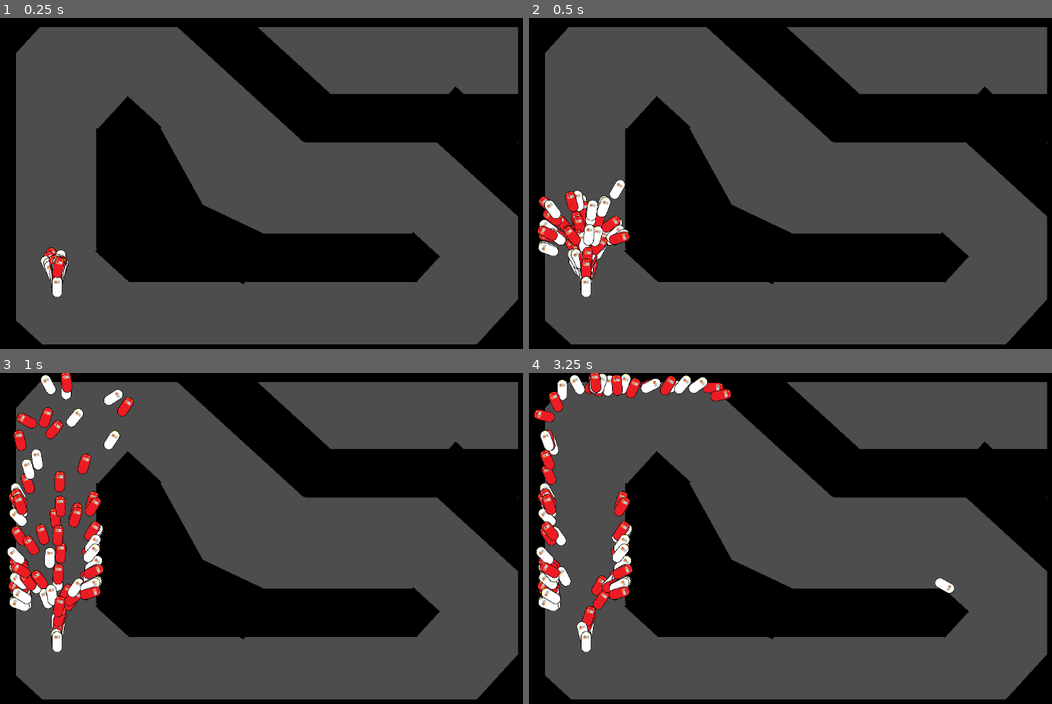
Above: before the commit, frames 1-4 (two rows, left to right).
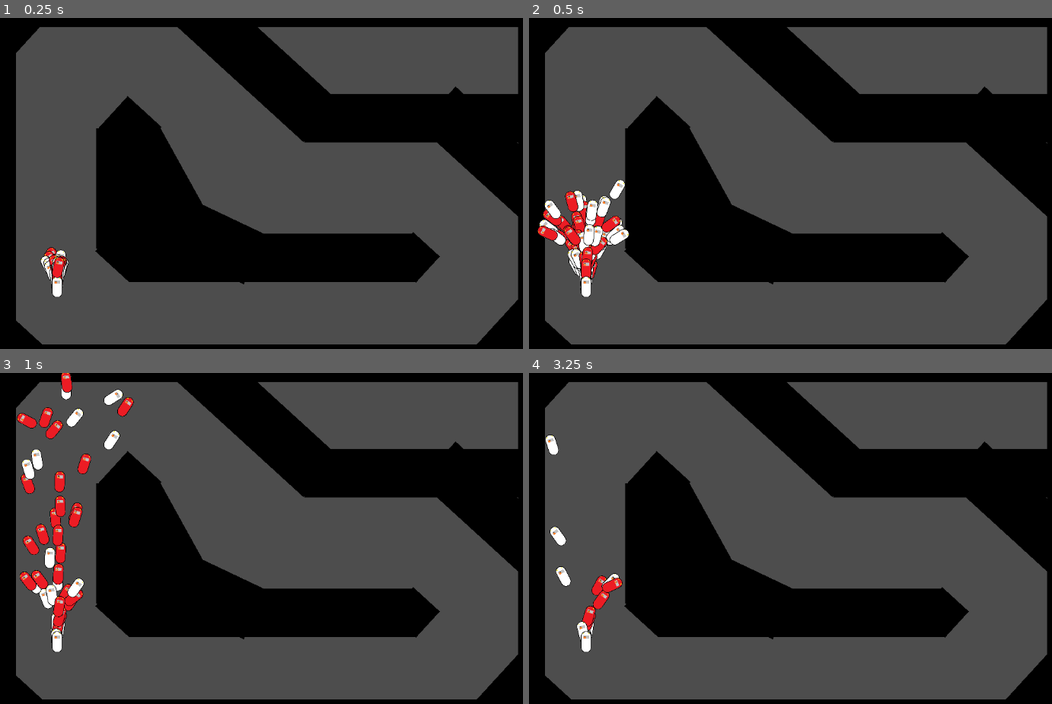
Above: after the commit, the same moments.

Repository: Eliyaan/IA_Voitures_GeneticAlgorithm
Game: Godot game, scene res://scene/main.tscn
Same seed, same stepped clock (60 frames per second), same inputs: the game is played once before the commit and once after it.
Inputs:
- Up to frame 1 (0.25 s): no input
- Up to frame 2 (0.5 s): no input
- Up to frame 3 (1 s): no input
- Up to frame 4 (3.25 s): no input

Frame 1 is identical in both runs. In frame 2, 0.3% of the frame differs, in the area x 1-20%, y 54-73%; in frame 3, 2.2%; in frame 4, 4.2%, in the area x 1-82%, y 0-73%.

Commit message:
great perf increase :D
jsp de combien mais ca à l'air bien mieux :blush:

Diff:
--- a/codes/main.gd
+++ b/codes/main.gd
@@ -18,32 +18,39 @@
 	if running:
 		steps += 1
 	if steps > 600:
-		var sorted_array = $Voitures.get_children()
-		sorted_array.sort_custom(custom_sort)
-		for i in range($Voitures.get_child_count()-1, nb_voitures/div-1, -1):
-			sorted_array[i].free()
-		sorted_array.resize(nb_voitures/div)
-		for voiture in sorted_array:
-			voiture.position = Vector2(-400, 200)
-			voiture.rotation_degrees = 0
-			for _f in range(div):
-				var car = voitures.instantiate()
-				car.position.x = -400
-				car.position.y = 200
-				car.nn = voiture.nn.duplicate(true)
-				#Weights
-				for i in range(car.nn["weights_list"].size()):
-					for j in range(car.nn["weights_list"][i].size()):
-						for k in range(car.nn["weights_list"][i][j].size()):
-							car.nn["weights_list"][i][j][k] += randf_range(-muta, muta)
-				#Biases
-				for i in range(car.nn["layers_list"].size()):
-					for j in range(car.nn["layers_list"][i][0].size()):
-						car.nn["layers_list"][i][0][j] += randf_range(-muta, muta)
-				$Voitures.add_child(car)
-		for i in range($Voitures.get_child_count()):
-			$Voitures.get_child(i).alive = true
-		steps = 0
+		reset_sim()
+
+func reset_sim():
+	var sorted_array = $Voitures.get_children()
+	sorted_array.sort_custom(custom_sort)  # trier de la meilleure à la pire
+	for i in range($Voitures.get_child_count()-1, nb_voitures/div-1, -1):
+		sorted_array[i].free()  # enlever toutes les pires
+	sorted_array.resize(nb_voitures/div)
+	var vec = Vector2(-400, 200)
+	var null_vec = Vector2(0, 0)
+	for voiture in sorted_array:
+		voiture.position = vec # reset les voitures sélectionnées
+		voiture.rotation_degrees = 0
+		voiture.alive = true
+		voiture.deplac = null_vec
+		voiture.points = 0
+		for _f in range(div-1):
+			var car = voitures.instantiate()
+			car.position.x = -400
+			car.position.y = 200
+			car.nn = voiture.nn.duplicate(true)
+			car.alive = true
+			#Weights
+			for i in range(car.nn["weights_list"].size()):
+				for j in range(car.nn["weights_list"][i].size()):
+					for k in range(car.nn["weights_list"][i][j].size()):
+						car.nn["weights_list"][i][j][k] += randf_range(-muta, muta)
+			#Biases
+			for i in range(car.nn["layers_list"].size()):
+				for j in range(car.nn["layers_list"][i][0].size()):
+					car.nn["layers_list"][i][0][j] += randf_range(-muta, muta)
+			$Voitures.add_child(car)
+	steps = 0
 
 func custom_sort(a, b): #high = first
 	return a.points > b.points
--- a/codes/voiture.gd
+++ b/codes/voiture.gd
@@ -118,11 +118,11 @@
 func think(inputs):
 	return fprop(inputs)
 
-func _on_area_2d_body_entered(_body):
-	alive = false
+#func _on_area_2d_body_entered(_body):
+#	alive = false
 
 
-func _on_area_2d_area_entered(area):
-	if "PointCheckpoint" in area.name:
-		if points%10 == area.get_index()%10:
-			points += 1
+#func _on_area_2d_area_entered(area):
+#	if "PointCheckpoint" in area.name:
+#		if points%10 == area.get_index()%10:
+#			points += 1
--- /dev/null
+++ b/scene/point_checkpoint.gd
@@ -0,0 +1,8 @@
+extends Area2D
+
+
+
+func _on_area_entered(area):
+	if "Voiture" in area.name:
+		if area.get_parent().get_parent().get_parent().points%10 == get_index()%10:
+			area.get_parent().get_parent().get_parent().points += 1
--- a/scene/point_checkpoint.tscn
+++ b/scene/point_checkpoint.tscn
@@ -1,8 +1,13 @@
-[gd_scene load_steps=2 format=3 uid="uid://mmn38yo4lrnn"]
+[gd_scene load_steps=3 format=3 uid="uid://mmn38yo4lrnn"]
+
+[ext_resource type="Script" path="res://scene/point_checkpoint.gd" id="1_dl4vp"]
 
 [sub_resource type="RectangleShape2D" id="RectangleShape2D_gehkw"]
 
 [node name="PointCheckpoint" type="Area2D"]
+script = ExtResource("1_dl4vp")
 
 [node name="CollisionShape2D" type="CollisionShape2D" parent="."]
 shape = SubResource("RectangleShape2D_gehkw")
+
+[connection signal="area_entered" from="." to="." method="_on_area_entered"]
--- a/scene/voiture.tscn
+++ b/scene/voiture.tscn
@@ -60,9 +60,10 @@
 texture = ExtResource("3_gmdyq")
 metadata/_edit_lock_ = true
 
-[node name="Area2D" type="Area2D" parent="Controler/Car"]
+[node name="VoitureArea" type="Area2D" parent="Controler/Car"]
+monitoring = false
 
-[node name="CollisionShape2D" type="CollisionShape2D" parent="Controler/Car/Area2D"]
+[node name="CollisionShape2D" type="CollisionShape2D" parent="Controler/Car/VoitureArea"]
 position = Vector2(0, -200)
 scale = Vector2(9.90565, 12.883)
 shape = SubResource("CapsuleShape2D_qrht6")
@@ -111,6 +112,3 @@
 rotation = 1.5708
 scale = Vector2(0.1, 0.1)
 target_position = Vector2(0, -300)
-
-[connection signal="area_entered" from="Controler/Car/Area2D" to="." method="_on_area_2d_area_entered"]
-[connection signal="body_entered" from="Controler/Car/Area2D" to="." method="_on_area_2d_body_entered"]
--- /dev/null
+++ b/scene/wall.gd
@@ -0,0 +1,7 @@
+extends Area2D
+
+
+func _on_area_entered(area):
+	if "Voiture" in area.name:
+		area.get_parent().get_parent().get_parent().alive = false
+		area.get_parent().get_parent().get_parent().hide()
--- a/scene/wall.tscn
+++ b/scene/wall.tscn
@@ -1,13 +1,23 @@
-[gd_scene load_steps=3 format=3 uid="uid://b12qt4hobwfh5"]
+[gd_scene load_steps=4 format=3 uid="uid://b12qt4hobwfh5"]
 
 [ext_resource type="Texture2D" uid="uid://bp7gwt5ka12fp" path="res://images/wall.png" id="1_ef8rn"]
+[ext_resource type="Script" path="res://scene/wall.gd" id="1_xkk7k"]
 
 [sub_resource type="RectangleShape2D" id="RectangleShape2D_6qxpr"]
 
-[node name="Wall" type="StaticBody2D"]
+[node name="Wall" type="Area2D"]
+monitorable = false
+script = ExtResource("1_xkk7k")
 
 [node name="CollisionShape2D" type="CollisionShape2D" parent="."]
 shape = SubResource("RectangleShape2D_6qxpr")
 
 [node name="Sprite2D" type="Sprite2D" parent="."]
 texture = ExtResource("1_ef8rn")
+
+[node name="StaticBody2D" type="StaticBody2D" parent="."]
+
+[node name="CollisionShape2D" type="CollisionShape2D" parent="StaticBody2D"]
+shape = SubResource("RectangleShape2D_6qxpr")
+
+[connection signal="area_entered" from="." to="." method="_on_area_entered"]
